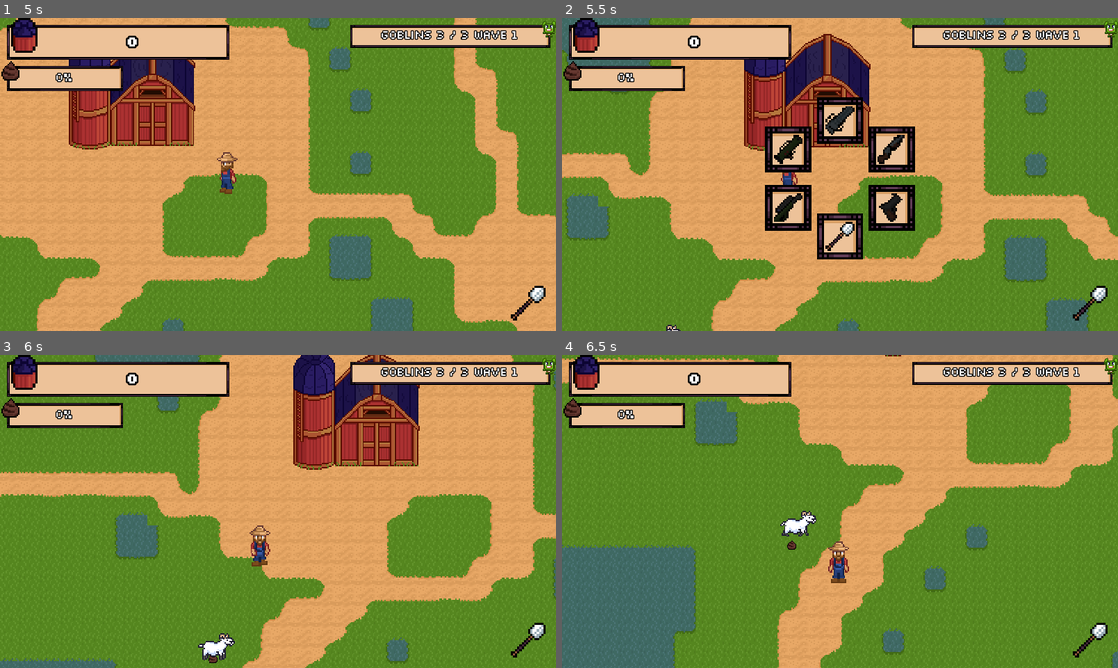
Above: before the commit, frames 1-4 (two rows, left to right).
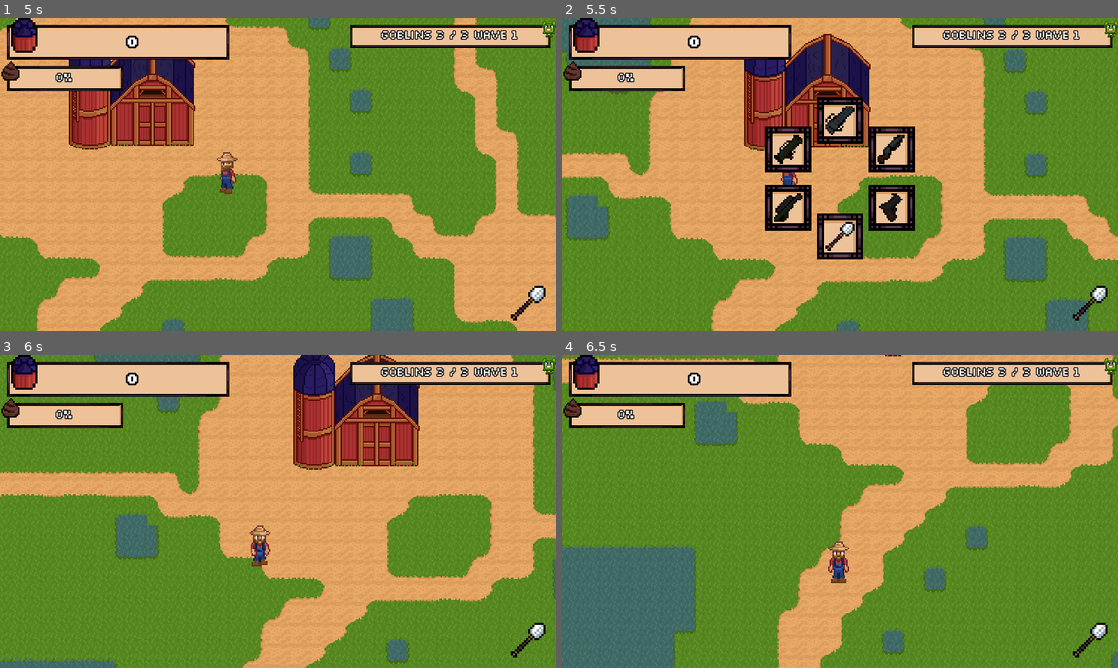
Above: after the commit, the same moments.

Repository: astro-panda/poo-farmer
Game: Godot game, scene res://Scenes/Main.tscn
Two runs of this game, one before a commit and one after it. Both use one fixed random seed, a clock stepped at 60 frames per second and the inputs below.
Inputs (mouse positions are in pixels of both pictures, inside the frame that each line leads up to):
- Up to frame 1 (5 s): click "Start" at 0.5 s; tap Enter at 1.25 s; move the mouse to (400, 158) at 1.27 s; hold Right (move_right) 1.28-2.03 s; tap Keypad 0 (deep_pockets) at 1.35 s; tap Space (ui_select) at 1.52, 2.27, 3.77, 4.52 s; move the mouse to (166, 190) at 2.02 s; hold Down (move_down) 2.03-2.78 s; tap X (game_over) at 2.1 s; move the mouse to (333, 105) at 2.77 s; hold Right (move_right) 2.78-3.53 s; tap 9 (gobodar) at 2.85 s; move the mouse to (250, 237) at 3.52 s; hold Up (move_up) 3.53-4.28 s; tap 5 (launcher) at 3.6 s; move the mouse to (444, 221) at 4.27 s; hold Left (move_left) from 4.28 s (still down); hold Alt (modifier) from 4.28 s (still down)
- Up to frame 2 (5.5 s): keep holding Left (move_left); move the mouse to (673, 127) at 5.02 s; release Alt (modifier) at 5.03 s; tap R (open_arsenal) at 5.1 s; tap Space (ui_select) at 5.27 s
- Up to frame 3 (6 s): move the mouse to (305, 511) at 5.77 s; release Left (move_left) at 5.78 s; hold Down (move_down) from 5.78 s (still down); tap 2 (pistol) at 5.85 s
- Up to frame 4 (6.5 s): keep holding Down (move_down)

Frame 1 is identical in both runs. In frame 2, less than 0.1% of the frame differs, in the area x 18-22%, y 98-100%; in frame 3, 0.3%, in the area x 35-43%, y 88-99%; in frame 4, 0.3%.

Commit message:
Improved the way animals move

Diff:
--- a/poofarmer/Scripts/AnimalSpawner.gd
+++ b/poofarmer/Scripts/AnimalSpawner.gd
@@ -47,6 +47,7 @@
 			spawnY = rnd.randi_range(0, 3072)
 
 		animal.position = Vector2(spawnX, spawnY)
+		animal.angle = rnd.randf_range(0, 2 * PI)
 		animal.set_type(animalType)
 		add_child(animal)
 		if(get_child_count() > population):
--- a/poofarmer/Scripts/animal.gd
+++ b/poofarmer/Scripts/animal.gd
@@ -15,16 +15,12 @@
 onready var destination_timer = $ChangeDestinationTimer
 onready var player = get_tree().get_nodes_in_group("player")[0]
 onready var pooSpawner = get_tree().get_nodes_in_group("poo_spawner")[0]
+onready var silo = get_tree().get_nodes_in_group("silo")[0]
 onready var audio_router = $AudioRouter
 var rnd = RandomNumberGenerator.new()
 
-var topLeft = Vector2(0, 0)
-var topRight = Vector2(3072, 0)
-var bottomRight = Vector2(3072, 3072)
-var bottomLeft = Vector2(0, 3072)
-var halfOfDiagonal = 2173
-
-var destination: Vector2
+var velocity: Vector2
+var angle = 0
 
 # Called when the node enters the scene tree for the first time.
 func _ready():
@@ -34,19 +30,31 @@
 
 # Called every frame. 'delta' is the elapsed time since the previous frame.
 func _process(delta):
-	var velocity = Vector2()
-	velocity = (destination - position).normalized() * speed * delta
+	var vector_from_angle = Vector2.RIGHT.rotated(angle).normalized()
+	velocity = vector_from_angle * speed * delta
 	velocity = move_and_slide(velocity)
-	if (position.distance_to(destination) < 100):
-		_on_ChangeDestinationTimer_timeout()
+	# Keep unicorns away from the silo and all animals from getting hung up on it
+	if ((position.distance_to(silo.position) < 500 && _type == AnimalType.values.Unicorn)) || position.distance_to(silo.position) < 115:
+		angle = position.angle_to_point(silo.position)
 
-	if velocity.x > 4:
+	if global_position.x < 72 || global_position.x > 3000:
+		angle = PI - angle
+	if global_position.y < 72 || global_position.y > 3000:
+		angle = (2 * PI) - angle
+
+	var unit_angle = angle
+	if angle > (2 * PI):
+		unit_angle = angle - (2 * PI)
+	if angle < 0:
+		unit_angle = angle + (2 * PI)
+
+	if unit_angle < (PI / 4) || unit_angle > (7 * PI / 4):
 		$Sprite.animation = AnimalType.values.keys()[_type] + " - right"
-	elif velocity.x < -4:
+	elif unit_angle > (3 * PI / 4) && unit_angle < (5 * PI / 4):
 		$Sprite.animation = AnimalType.values.keys()[_type] + " - left"
-	elif velocity.y > 0:
+	elif unit_angle > (PI / 4) && unit_angle < (3 * PI / 4):
 		$Sprite.animation = AnimalType.values.keys()[_type] + " - down"
-	elif velocity.y < 0:
+	elif unit_angle > (5 * PI / 4) && unit_angle < (7 * PI / 4):
 		$Sprite.animation = AnimalType.values.keys()[_type] + " - up"
 
 
@@ -67,45 +75,5 @@
 
 
 func _on_ChangeDestinationTimer_timeout():
-	if _type == AnimalType.values.Unicorn:
-		var rndSide = rnd.randi_range(0, 1)
-		var rndLocAlongSide = rnd.randi_range(0, 3072)
-		var rndDistFromSide = rnd.randi_range(0, 1000)
-		var distToTopLeft = global_position.distance_to(topLeft)
-		var distToTopRight = global_position.distance_to(topRight)
-		var distToBottomRight = global_position.distance_to(bottomRight)
-		if distToTopLeft < halfOfDiagonal:
-			# Will be closest to Top Left
-			if rndSide == 0:
-				# Picked the left wall
-				destination = Vector2(rndDistFromSide, rndLocAlongSide)
-			else:
-				# Picked the top wall
-				destination = Vector2(rndLocAlongSide, rndDistFromSide)
-		elif distToTopRight < halfOfDiagonal:
-			# Will be closest to Top Right
-			if rndSide == 0:
-				# Picked the top wall
-				destination = Vector2(rndLocAlongSide, rndDistFromSide)
-			else:
-				# Picked the right wall
-				destination = Vector2(3072 - rndDistFromSide, rndLocAlongSide)
-		elif distToBottomRight < halfOfDiagonal:
-			# Will be closest to Bottom Right
-			if rndSide == 0:
-				# Picked the right wall
-				destination = Vector2(3072 - rndDistFromSide, rndLocAlongSide)
-			else:
-				# Picked the bottom wall
-				destination = Vector2(rndLocAlongSide, 3072 - rndDistFromSide)
-		else:
-			# Will be closest to Bottom Left
-			if rndSide == 0:
-				# Picked the bottom wall
-				destination = Vector2(rndLocAlongSide, 3072 - rndDistFromSide)
-			else:
-				# Picked the left wall
-				destination = Vector2(rndDistFromSide, rndLocAlongSide)
-	else:
-		destination = Vector2(rnd.randi_range(0, 3072), rnd.randi_range(0, 3072))
+	angle = rnd.randf_range(angle - (PI/3), angle + (PI/3))
 	destination_timer.start(rand_range(destination_timer_min, destination_timer_max))
